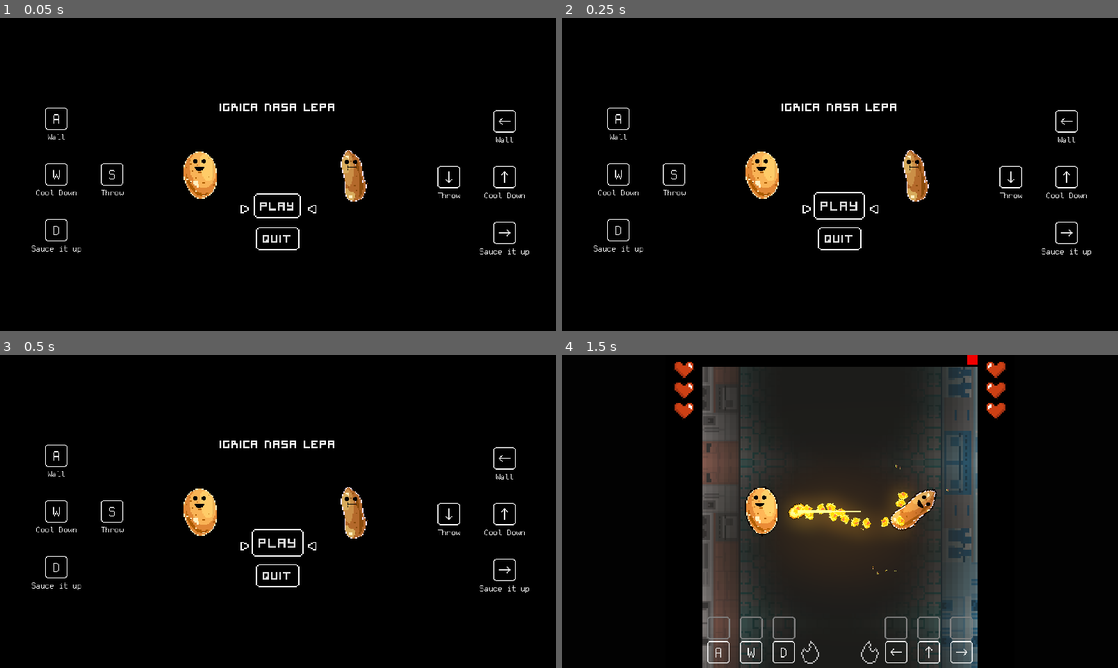
Above: before the commit, frames 1-4 (two rows, left to right).
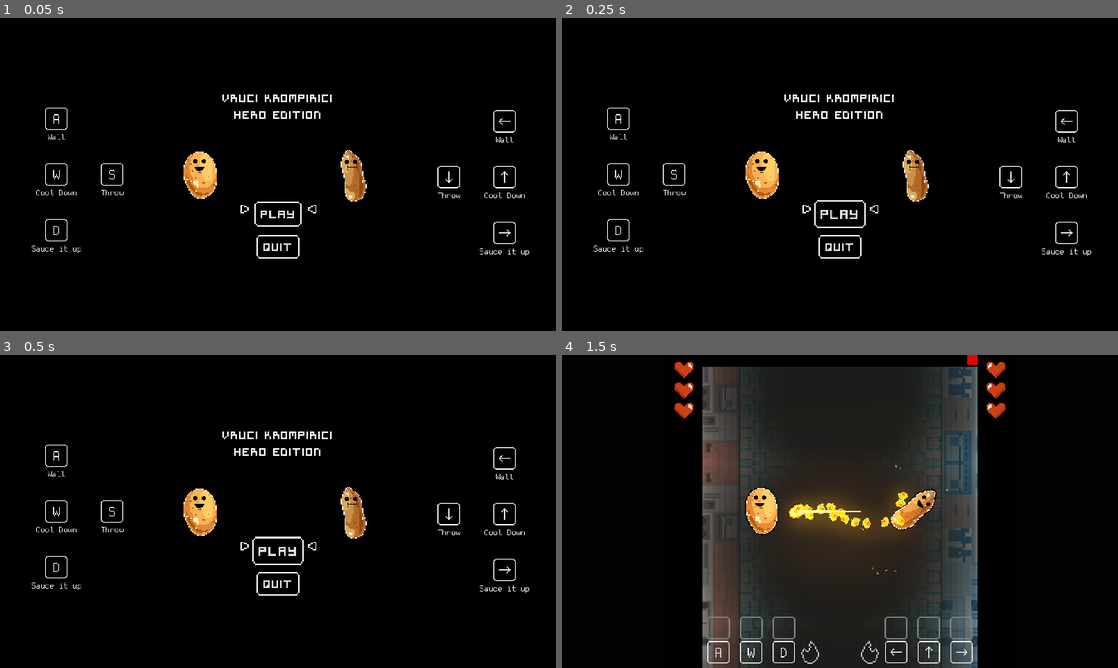
Above: after the commit, the same moments.

Repository: senseibobo/vruci-krompirici
Game: Godot game, scene res://menu/mainmenu.tscn
The game is run twice, just before and just after one commit, with the same random seed, the same clock (stepped at 60 frames per second) and the same inputs.
Inputs:
- Up to frame 1 (0.05 s): no input
- Up to frame 2 (0.25 s): no input
- Up to frame 3 (0.5 s): no input
- Up to frame 4 (1.5 s): tap Enter (ui_accept) at 0.5, 0.77 s; hold Up (ui_up) 0.53-1.28 s; hold Down (ui_down) from 1.28 s (still down)

The runs differ from the first frame. In frame 1, 1.4% of the frame differs, in the area x 39-61%, y 24-77%; in frame 2, 1.4%; in frame 3, 1.4%; in frame 4, nothing differs.

Commit message:
vruci krompirici

Diff:
--- a/menu/mainmenu.tscn
+++ b/menu/mainmenu.tscn
@@ -38,23 +38,24 @@
 anchor_bottom = 1.0
 
 [node name="VBoxContainer2" type="VBoxContainer" parent="CenterContainer"]
-margin_left = 712.0
-margin_top = 261.0
-margin_right = 1108.0
-margin_bottom = 763.0
+margin_left = 718.0
+margin_top = 232.0
+margin_right = 1102.0
+margin_bottom = 791.0
 custom_constants/separation = 260
 
 [node name="Label" type="Label" parent="CenterContainer/VBoxContainer2"]
-margin_right = 396.0
-margin_bottom = 54.0
-text = "Igrica nasa lepa"
+margin_right = 384.0
+margin_bottom = 111.0
+text = "Vruci krompirici
+hero edition"
 align = 1
 
 [node name="VBoxContainer" type="VBoxContainer" parent="CenterContainer/VBoxContainer2"]
-margin_left = 131.0
-margin_top = 314.0
-margin_right = 265.0
-margin_bottom = 502.0
+margin_left = 125.0
+margin_top = 371.0
+margin_right = 259.0
+margin_bottom = 559.0
 size_flags_horizontal = 4
 custom_constants/separation = 32
 
